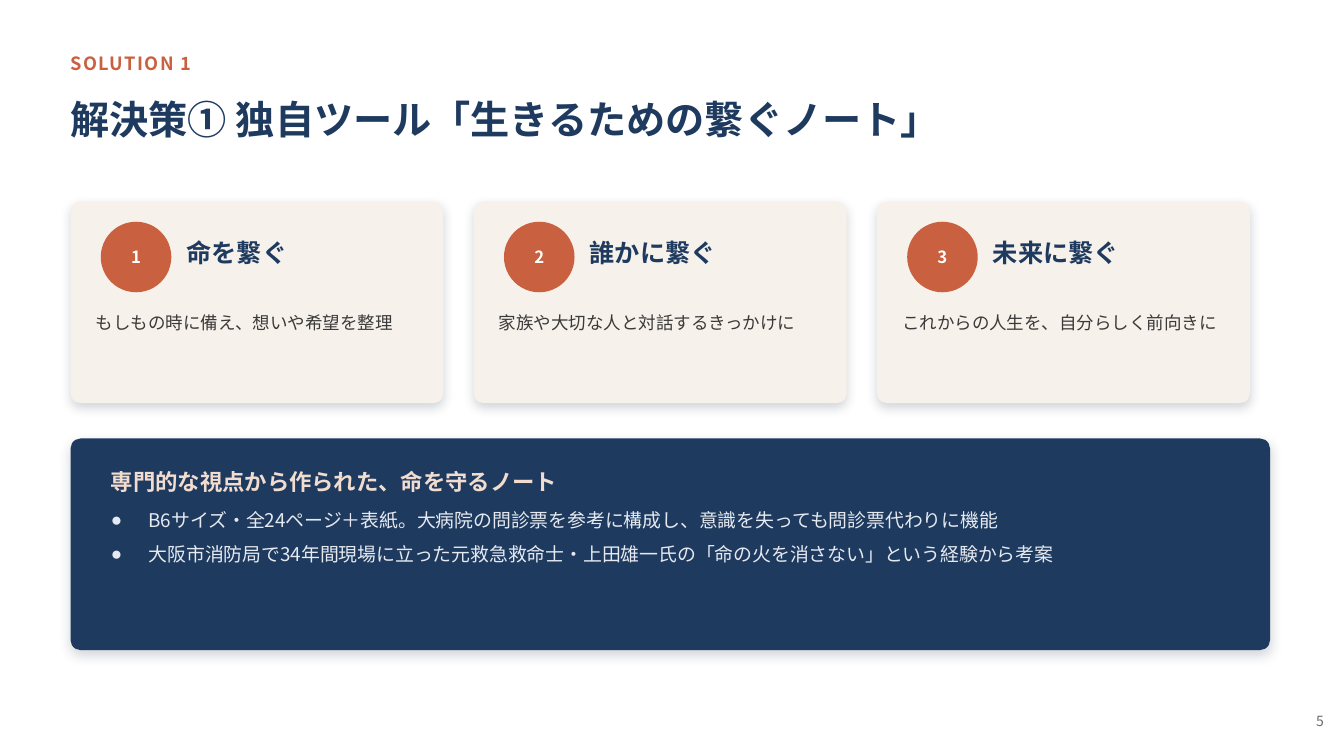
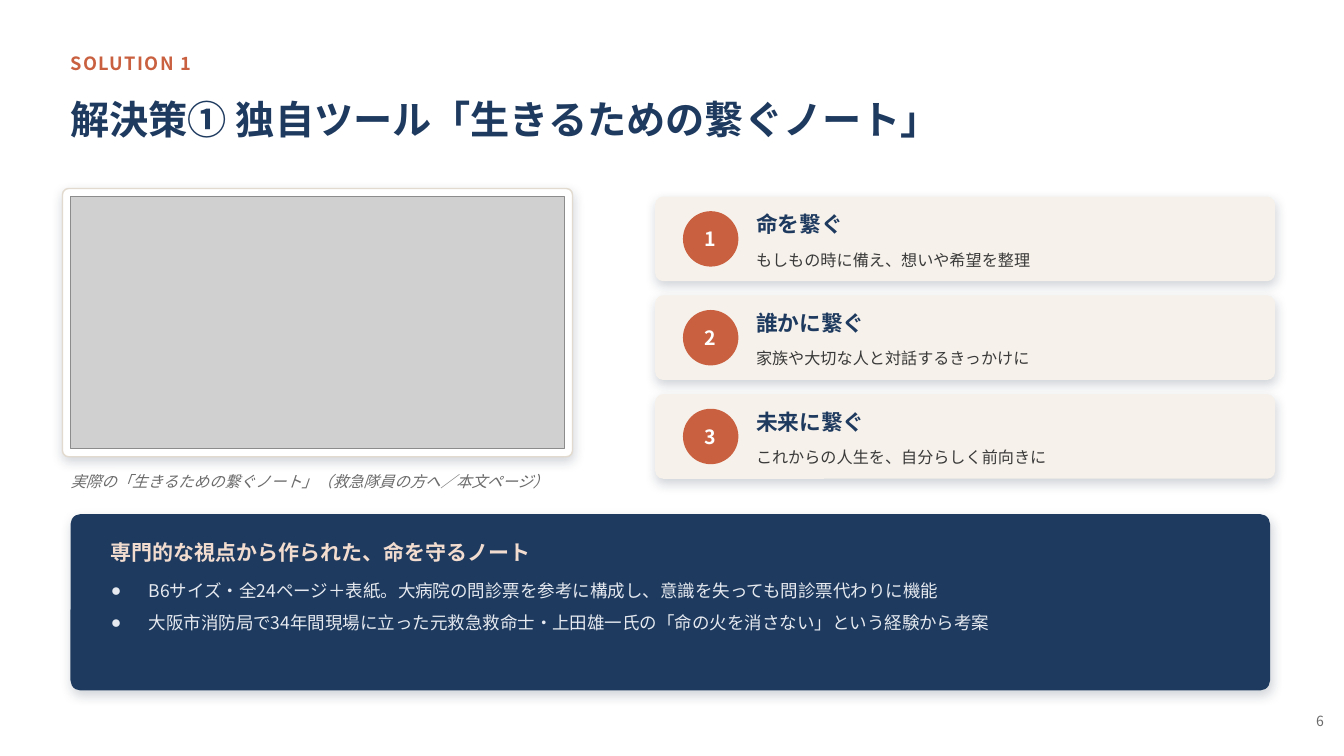
Before and after one commit to Megu124/tsunagusouzoku, a slide deck: slide 6 of manuscript/革新ビジネスアワード2026_プレゼン資料.pptx (slide 5 before the commit). Drawn at 1344x756 pixels with LibreOffice and Linux fonts; fonts in the diff are those of the drawing; grey boxes stand for pictures. Boxes give left, top, right and bottom in pixels: in the first picture for what was removed or moved away, otherwise in the second. Text is boxed around its words. In the diff, an @@ line names an element or a change of style, - is before the commit and + after.

```diff
--- a/manuscript/革新ビジネスアワード2026_プレゼン資料.pptx
+++ b/manuscript/革新ビジネスアワード2026_プレゼン資料.pptx
@@ rounded rectangle: place and size @@
-rounded rectangle at <box>71,202,444,403</box>
+rounded rectangle at <box>63,189,573,457</box>
@@ rounded rectangle at <box>63,189,573,457</box>: fill #F6F1EA to #FFFFFF; outline none to #E2DACE 1 pt; proportions changed @@
@@ picture added at <box>71,197,565,449</box> @@
@@ rounded rectangle removed at <box>474,202,847,403</box> @@
@@ rounded rectangle added at <box>655,197,1275,281</box>, fill #F6F1EA @@
@@ text "命を繋ぐ": place and size @@
-text "命を繋ぐ" at <box>186,240,287,265</box>
+text "命を繋ぐ" at <box>756,213,843,234</box>
@@ ellipse removed at <box>101,222,171,292</box> @@
@@ text "1": place and size @@
-text "1" at <box>131,250,141,263</box>
+text "1" at <box>705,231,717,246</box>
@@ ellipse: place and size @@
-ellipse at <box>504,222,575,292</box>
+ellipse at <box>684,212,739,267</box>
@@ ellipse removed at <box>907,222,978,292</box> @@
@@ size 12.5 to 11.5 pt; vertical alignment top to middle in 3 elements at <box>756,449,1046,465</box>, <box>756,350,1029,366</box>, <box>756,252,1030,268</box> @@
@@ text "もしもの時に備え、想いや希望を整理": place and size @@
-text "もしもの時に備え、想いや希望を整理" at <box>96,314,393,331</box>
+text "もしもの時に備え、想いや希望を整理" at <box>756,252,1030,268</box>
@@ rounded rectangle at <box>655,295,1275,380</box>: proportions changed @@
@@ rounded rectangle: place and size @@
-rounded rectangle at <box>877,202,1250,403</box>
+rounded rectangle at <box>655,295,1275,380</box>
@@ text "2": place and size @@
-text "2" at <box>534,250,544,263</box>
+text "2" at <box>705,330,717,345</box>
@@ ellipse added at <box>684,311,739,366</box>, fill #C9603F @@
@@ text "誰かに繋ぐ": place and size @@
-text "誰かに繋ぐ" at <box>590,240,716,265</box>
+text "誰かに繋ぐ" at <box>756,312,864,333</box>
@@ text "家族や大切な人と対話するきっかけに": place and size @@
-text "家族や大切な人と対話するきっかけに" at <box>499,314,795,331</box>
+text "家族や大切な人と対話するきっかけに" at <box>756,350,1029,366</box>
@@ size 12 to 14 pt in 3 elements at <box>705,330,717,345</box>, <box>705,231,717,246</box>, <box>705,429,717,445</box> @@
@@ text "3": place and size @@
-text "3" at <box>937,250,947,263</box>
+text "3" at <box>705,429,717,445</box>
@@ rounded rectangle added at <box>655,394,1275,479</box>, fill #F6F1EA @@
@@ ellipse added at <box>684,408,739,464</box>, fill #C9603F @@
@@ size 18 to 15.5 pt in 3 elements at <box>756,213,843,234</box>, <box>756,312,864,333</box>, <box>756,411,864,432</box> @@
@@ text "未来に繋ぐ": place and size @@
-text "未来に繋ぐ" at <box>993,240,1119,265</box>
+text "未来に繋ぐ" at <box>756,411,864,432</box>
@@ text "これからの人生を、自分らしく前向きに": place and size @@
-text "これからの人生を、自分らしく前向きに" at <box>902,314,1217,331</box>
+text "これからの人生を、自分らしく前向きに" at <box>756,449,1046,465</box>
@@ text added at <box>71,474,549,489</box>, 11 pt, text #6B6B6B, italic @@
+実際の「生きるための繋ぐノート」（救急隊員の方へ／本文ページ）
@@ rounded rectangle: place and size @@
-rounded rectangle at <box>71,439,1270,650</box>
+rounded rectangle at <box>71,514,1270,691</box>
@@ rounded rectangle at <box>71,514,1270,691</box>: proportions changed @@
@@ text "専門的な視点から作られた、命を守るノート": place and size @@
-text "専門的な視点から作られた、命を守るノート" at <box>111,471,557,492</box>
+text "専門的な視点から作られた、命を守るノート" at <box>111,542,531,562</box>
@@ text "専門的な視点から作られた、命を守るノート" at <box>111,542,531,562</box>: size 16 to 15 pt @@
@@ text "B6サイズ・全24ページ＋表紙。大病院の問診票を参考に構成し、意識を失っても問診票代わりに機能": place and size @@
-text "B6サイズ・全24ページ＋表紙。大病院の問診票を参考に構成し、意識を失っても問診票代わりに機能" at <box>149,511,1054,563</box>
+text "B6サイズ・全24ページ＋表紙。大病院の問診票を参考に構成し、意識を失っても問診票代わりに機能" at <box>149,582,990,631</box>
@@ text "B6サイズ・全24ページ＋表紙。大病院の問診票を参考に構成し、意識を失っても問診票代わりに機能" at <box>149,582,990,631</box>: size 13.5 to 12.5 pt; line spacing 1 to 1.15; less space between paragraphs @@
@@ text at <box>1316,715,1324,726</box>: text changed @@
-5
+6
```
Also in this commit, not shown: 8 other slides changed, 1 slide added.
